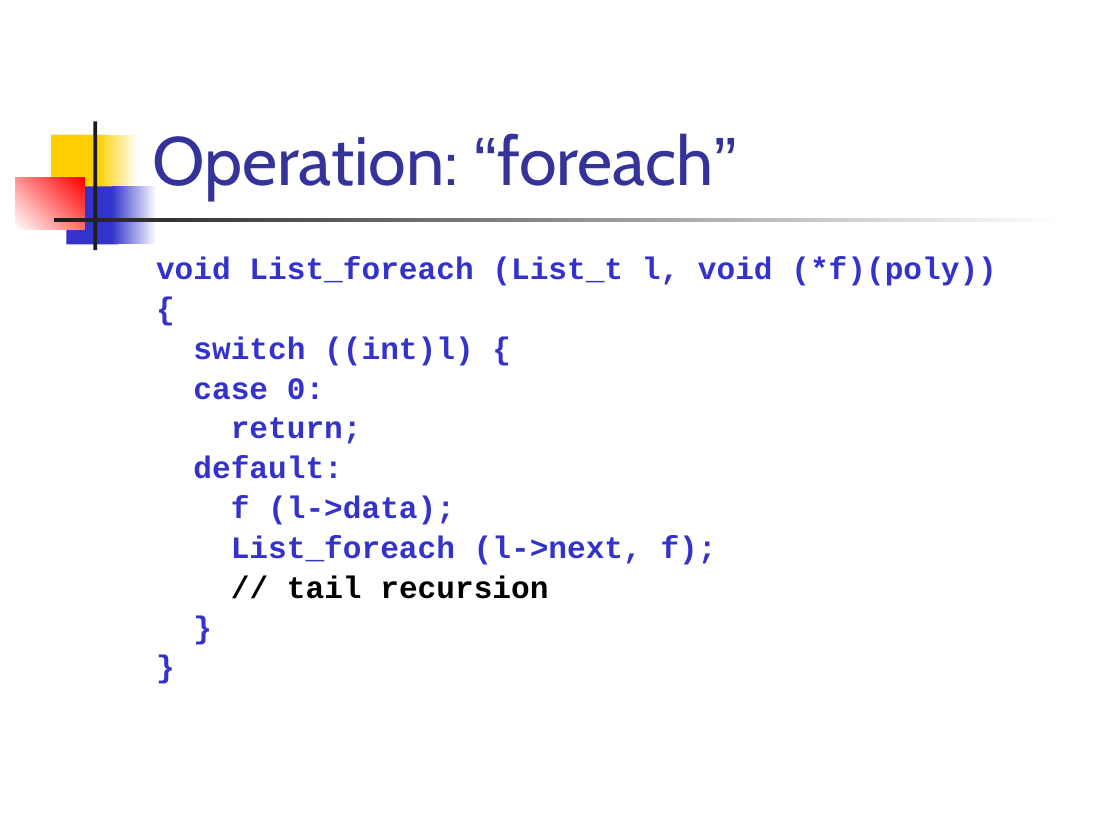
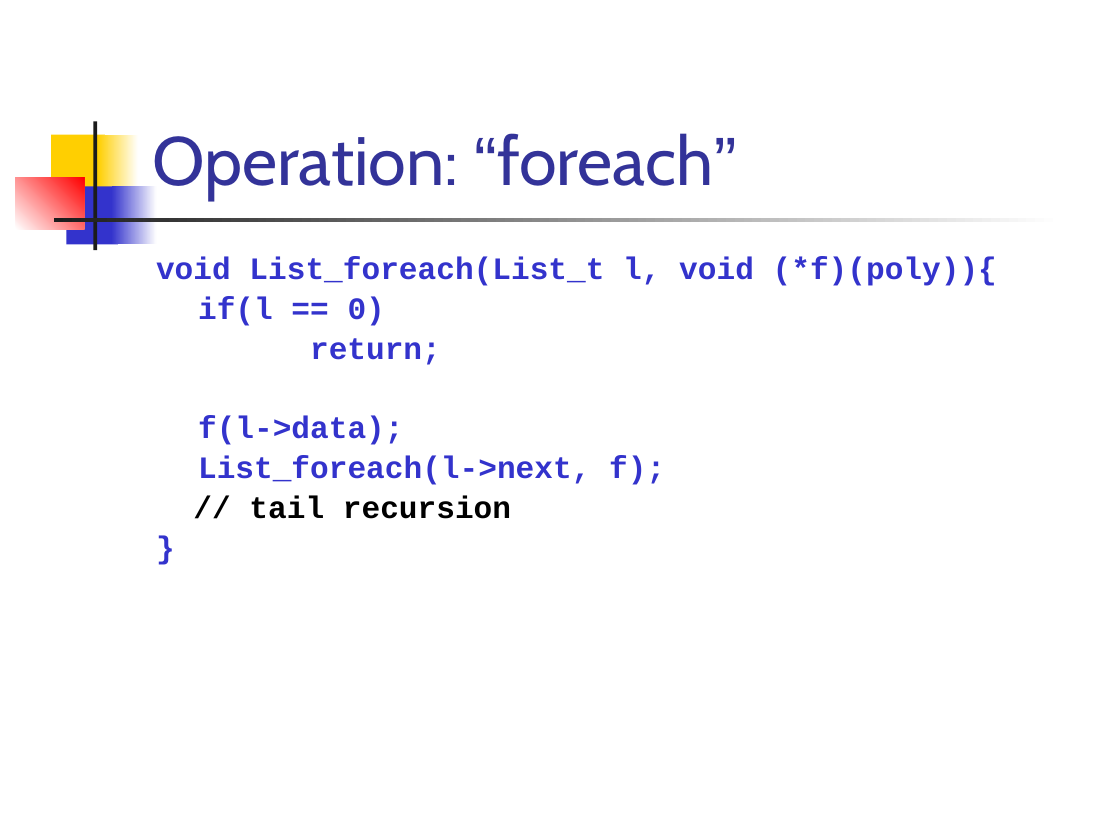
Before and after one commit to csslab-ustc/csslab-ustc.github.io, a slide deck: slide 10 of courses/sysprog/slides/lec12-funList.pptx. Drawn at 1120x840 pixels with LibreOffice and Linux fonts; fonts in the diff are those of the drawing. Boxes give left, top, right and bottom in pixels: in the first picture for what was removed or moved away, otherwise in the second. Text is boxed around its words. In the diff, an @@ line names an element or a change of style, - is before the commit and + after.

```diff
--- a/courses/sysprog/slides/lec12-funList.pptx
+++ b/courses/sysprog/slides/lec12-funList.pptx
@@ text at (x1=156, y1=257, x2=997, y2=519): paragraph removed @@
-}
@@ text at (x1=156, y1=257, x2=997, y2=326): text changed @@
-void List_foreach (List_t l, void (*f)(poly))
-{
-switch ((int)l) {
-case 0:
+void List_foreach(List_t l, void (*f)(poly)){
+if(l == 0)
@@ text at (x1=198, y1=416, x2=665, y2=485): text changed @@
-default:
-f (l->data);
-List_foreach (l->next, f);
+f(l->data);
+List_foreach(l->next, f);
```
Also in this commit, not shown: 8 other slides changed, 27 other files.
